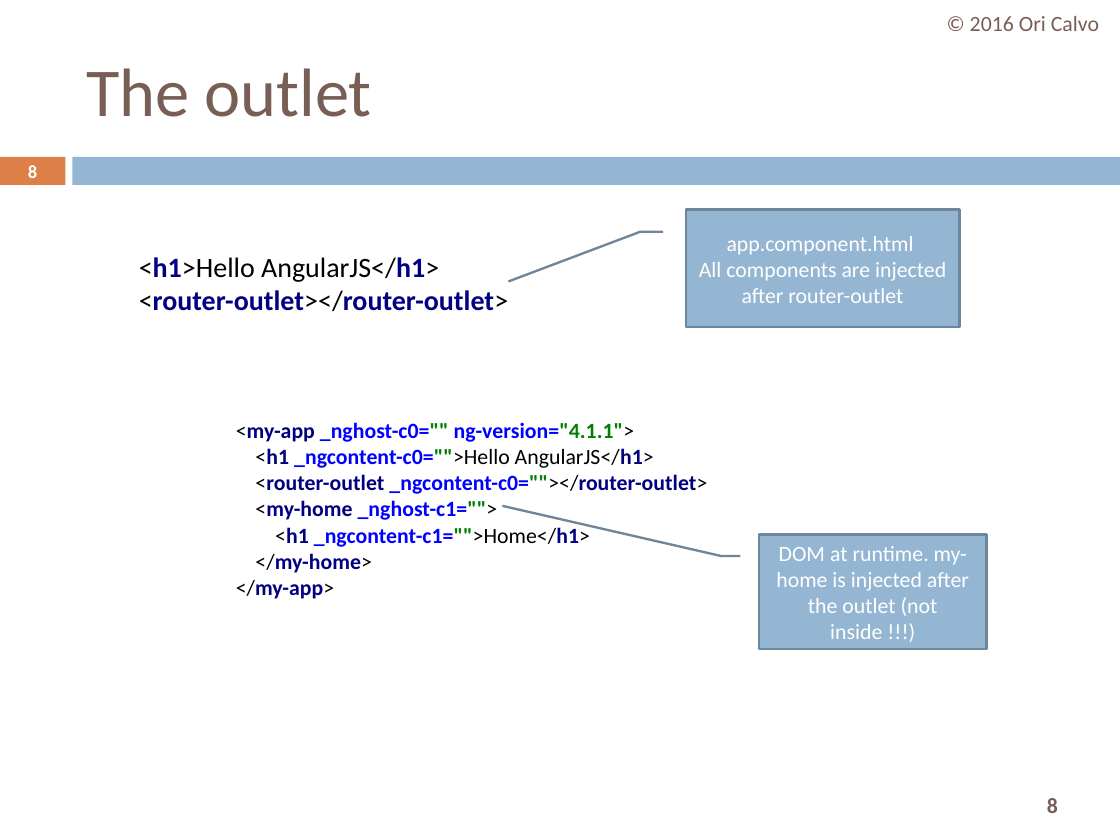
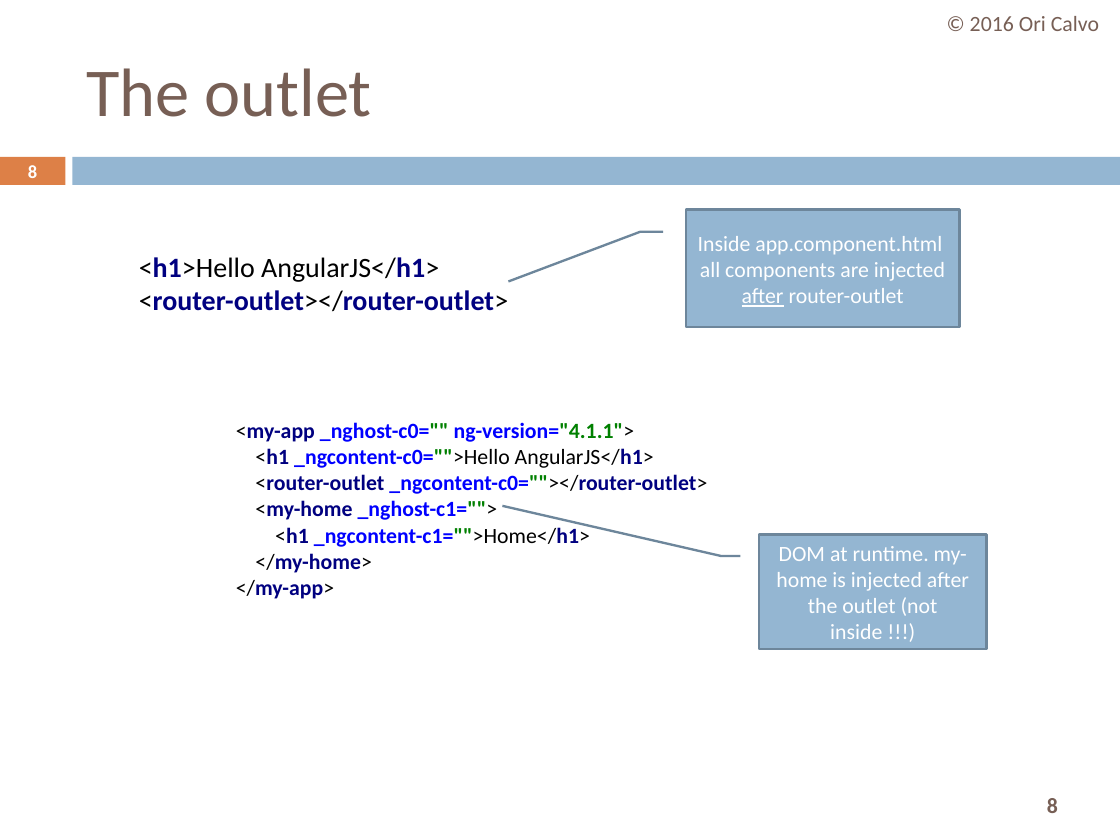
Before and after one commit to oricalvo/course-angular, a slide deck: slide 8 of PPTs/03 Routing.pptx. Drawn at 1120x840 pixels with LibreOffice and Linux fonts; fonts in the diff are those of the drawing. Boxes give left, top, right and bottom in pixels: in the first picture for what was removed or moved away, otherwise in the second. Text is boxed around its words. In the diff, an @@ line names an element or a change of style, - is before the commit and + after.

```diff
--- a/PPTs/03 Routing.pptx
+++ b/PPTs/03 Routing.pptx
@@ text in border callout at (x1=698, y1=236, x2=945, y2=307): text changed @@
-app.component.html
-All components are injected after router-outlet
+Inside app.component.html
+all components are injected after router-outlet
```
Also in this commit, not shown: 5 other slides changed.
